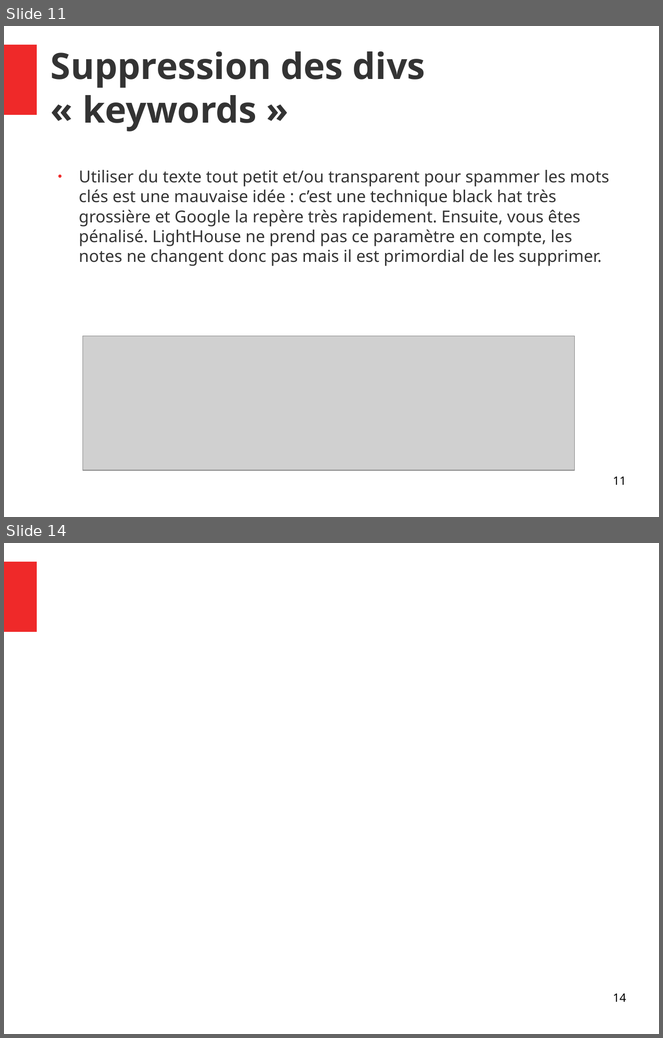
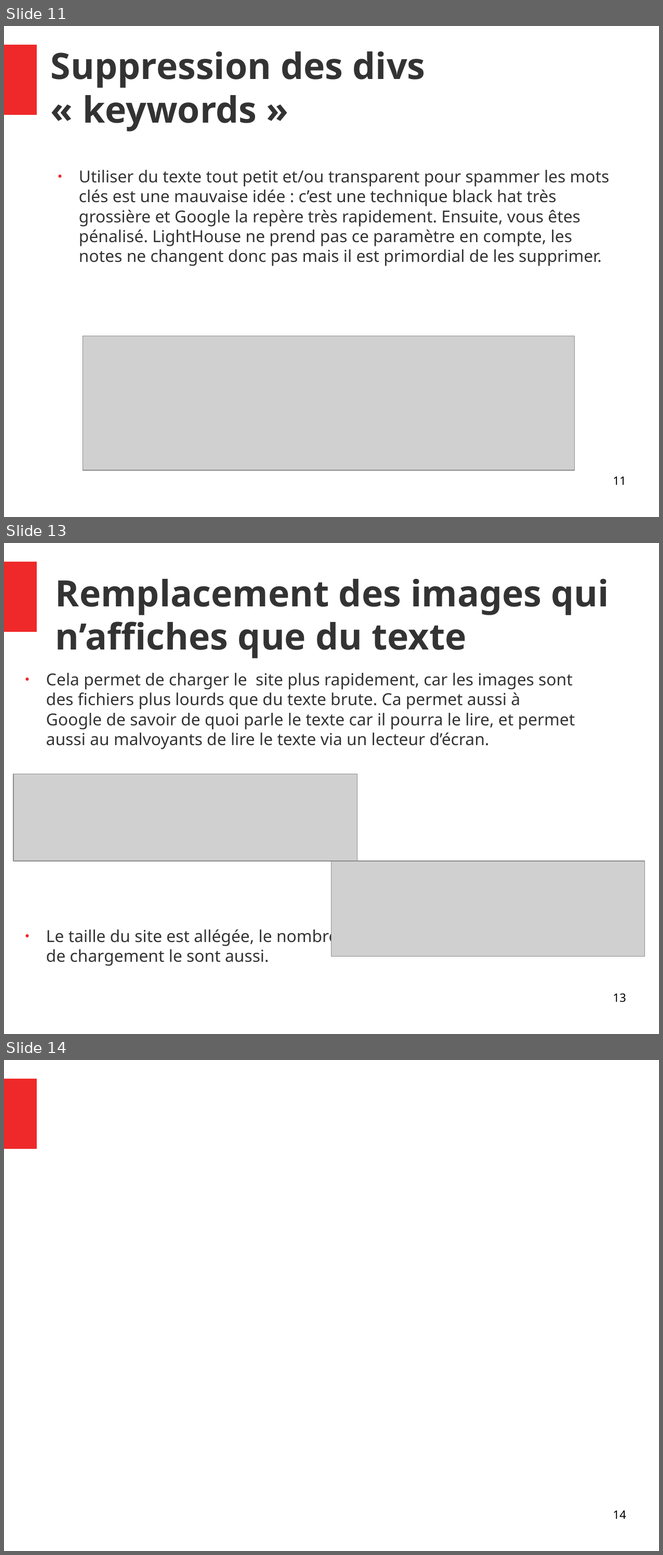
Before and after one commit to Vincent055681/VincentDiRaimondo_4_10052021, a slide deck: audit/Rapport.odp. Shown one above the other, each under a label of ours: slides 11 and 14 before the commit, slides 11, 13 and 14 after it; the slides between them are not shown. The pictures are 663x1038 and 663x1555 pixels, drawn with LibreOffice and Linux fonts; fonts in the diff are those of the drawing; grey boxes stand for pictures. Boxes give left, top, right and bottom in pixels: in the first picture for what was removed or moved away, otherwise in the second. Text is boxed around its words. In the diff, an @@ line names an element or a change of style, - is before the commit and + after.

```diff
--- a/audit/Rapport.odp
+++ b/audit/Rapport.odp
@@ slide 13 added at (x1=4, y1=543, x2=659, y2=1034), background #FFFFFF; not listed: 1 template element that a slide beside it also shows @@
@@ title added at (x1=55, y1=579, x2=609, y2=658), 44 pt, text #333333, bold @@
+Remplacement des images qui n’affiches que du texte
@@ text added at (x1=46, y1=673, x2=575, y2=966), 20 pt, text #333333 @@
+● Cela permet de charger le site plus rapidement, car les images sont des fichiers plus lourds que du texte brute. Ca permet aussi à Google de savoir de quoi parle le texte car il pourra le lire, et permet aussi au malvoyants de lire le texte via un lecteur d’écran.
+● Le taille du site est allégée, le nombre de requête et donc le temps de chargement le sont aussi.
@@ picture added at (x1=13, y1=774, x2=358, y2=862) @@
@@ picture added at (x1=332, y1=861, x2=646, y2=957) @@
@@ page number added at (x1=613, y1=994, x2=626, y2=1003), 14 pt, text #000000 @@
+13
```
Also in this commit, not shown: 1 slide changed, 1 slide removed, 4 other files.
